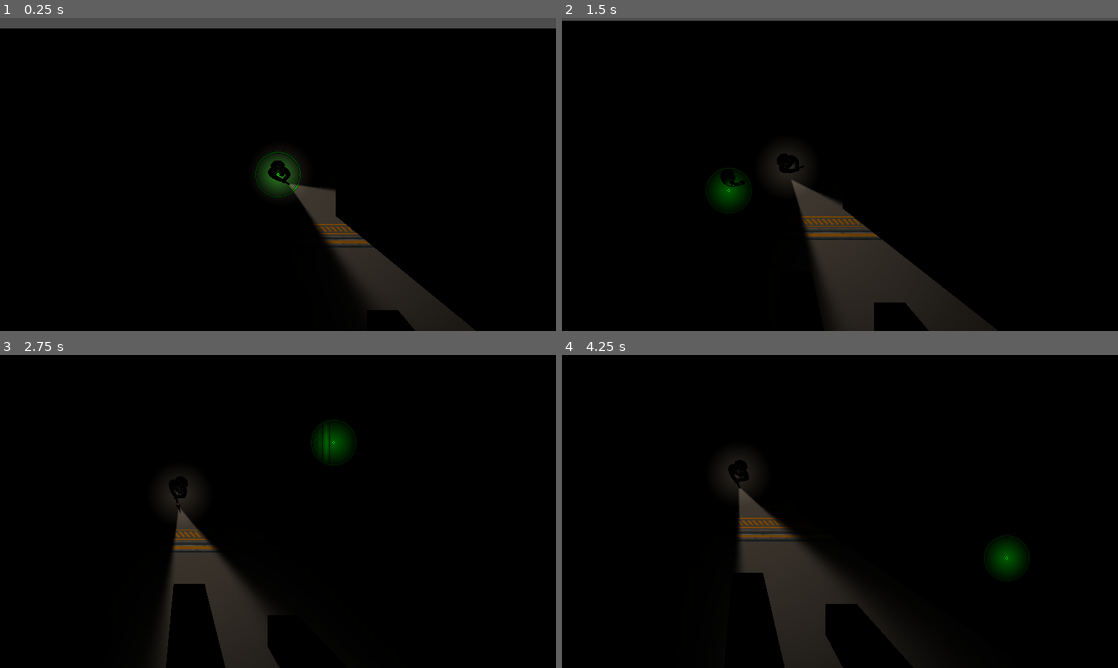
Above: before the commit, frames 1-4 (two rows, left to right).
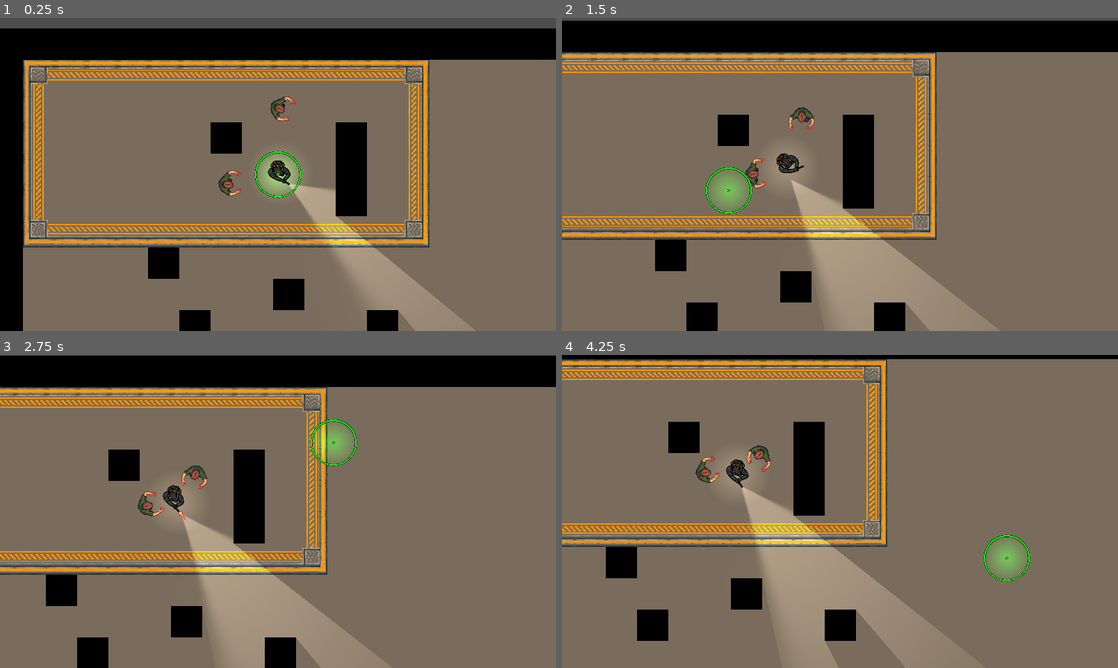
Above: after the commit, the same moments.

Repository: csj9703/Topdown-Survival
Game: Godot game, scene res://Game.tscn
Two runs of this game, one before a commit and one after it. Both use one fixed random seed, a clock stepped at 60 frames per second and the inputs below.
Inputs (mouse positions are in pixels of both pictures, inside the frame that each line leads up to):
- Up to frame 1 (0.25 s): no input
- Up to frame 2 (1.5 s): move the mouse to (962, 158) at 0.52 s; hold D (move_right) 0.53-1.28 s; hold Right mouse button (aim) 0.53-1.28 s; tap E (melee) at 0.8, 1.35 s; move the mouse to (728, 190) at 1.27 s; hold S (move_down) from 1.28 s (still down)
- Up to frame 3 (2.75 s): click (166, 527) at 1.55 s; move the mouse to (333, 442) at 2.02 s; release S (move_down) at 2.03 s; press the mouse at (333, 442) at 2.03 s; hold D (move_right) from 2.03 s (still down); right-click (333, 442) at 2.3 s
- Up to frame 4 (4.25 s): move the mouse to (812, 574) at 2.77 s; release D (move_right) at 2.78 s; release the mouse at (812, 574) at 2.78 s; hold W (move_up) 2.78-3.53 s; right-click (812, 574) at 2.85 s; tap E (melee) at 3.05 s; move the mouse to (1006, 558) at 3.52 s; hold A (move_left) from 3.53 s (still down); hold E (melee) from 3.53 s (still down); click (1006, 558) at 3.8 s; tap R (reload) at 4.15 s

The runs differ from the first frame. In frame 1, 79% of the frame differs, in the area x 4-100%, y 13-100%; in frame 2, 85%; in frame 3, 86%; in frame 4, 94%, in the area x 0-100%, y 1-100%.

Commit message:
updated zombie repeated attack logic

Diff:
--- a/Crosshair.gd
+++ b/Crosshair.gd
@@ -17,7 +17,7 @@
 func _process(delta: float) -> void:
 	global_position = get_global_mouse_position()
 	# prevents player from meleeing and aiming, meleeing resets the accuracy
-	if Input.is_action_pressed("aim") and not player.get_is_aiming() and not player.get_is_meleeing() and not player.get_is_reloading():
+	if Input.is_action_pressed("aim") and !player.get_is_aiming() and !player.get_is_meleeing() and !player.get_is_reloading():
 		player.set_can_move(false)
 		current_ring_size = max(0.25, current_ring_size - ring_shrink_rate * delta)
 		ring.set_scale(Vector2.ONE * current_ring_size)
--- a/Game.tscn
+++ b/Game.tscn
@@ -174,6 +174,7 @@
 position = Vector2(220, 61)
 
 [node name="CanvasModulate" type="CanvasModulate" parent="."]
+visible = false
 position = Vector2(0, 4.54747e-13)
 color = Color(0.00351917, 0.00351917, 0.00351916, 1)
 
--- a/HurtBox.gd
+++ b/HurtBox.gd
@@ -1,5 +1,7 @@
 class_name HurtBox
 extends Area2D
+
+@export var stun_duration = 1.0  # Duration in seconds the player is stunned
 
 func _init() -> void:
 	collision_layer = 0
@@ -10,10 +12,15 @@
 
 # Owner takes damage if hitbox enters hurtbox area
 func _on_area_entered(area: Area2D) -> void:
-	if  area is HitBox:
+	if area is HitBox:
 		var hitbox = area as HitBox
 		if hitbox == null:
 			return
 		if owner.has_method("take_damage"):
 			owner.take_damage(hitbox.damage)
+
+		# Stun or immobilize the owner if they have the method
+		if owner.has_method("stun"):
+			owner.stun(stun_duration)
+
 		print('take damage!')
--- a/Player.gd
+++ b/Player.gd
@@ -1,7 +1,7 @@
 extends CharacterBody2D
 
 @export var bullet: PackedScene
-@export var speed = 50.0
+@export var speed = 30.0
 @export var interpolation_factor = 0.05
 @export var light_duration = 0.11
 @export var light_intensity = 3
@@ -15,9 +15,11 @@
 var is_meleeing = false
 var light_decay_timer = 0.0
 var can_move = true
+var is_stunned = false
+var stun_timer = 0.0
 
 func get_input() -> void:
-	if !is_reloading and !is_shooting and !is_aiming and !is_meleeing:
+	if !is_stunned and !is_reloading and !is_shooting and !is_aiming and !is_meleeing:
 		# Rotate player towards mouse
 		var target_direction = get_global_mouse_position() - global_position
 		var target_angle = target_direction.angle()
@@ -82,10 +84,22 @@
 	await $AnimationPlayer.animation_finished
 	is_meleeing = false
 
+func stun(duration: float) -> void:
+	is_stunned = true
+	stun_timer = duration
+	can_move = false
+
 func _physics_process(delta) -> void:
 	if can_move:
 		get_input()
 		move_and_slide()
+
+	if is_stunned:
+		stun_timer -= delta
+		if stun_timer <= 0:
+			is_stunned = false
+			can_move = true
+
 	# Decay the light over time
 	if light_decay_timer > 0:
 		light_decay_timer -= delta
@@ -94,15 +108,15 @@
 		gun_light.energy = 0.0
 
 func _process(_delta) -> void:
-	if Input.is_action_pressed("reload") and not is_reloading:
+	if Input.is_action_pressed("reload") and !is_reloading:
 		is_reloading = true
 		await reload()
 
-	elif Input.is_action_pressed("shoot") and not is_shooting:
+	elif Input.is_action_pressed("shoot") and !is_shooting:
 		is_shooting = true
 		await shoot()
 
-	elif Input.is_action_pressed("melee") and not is_meleeing:
+	elif Input.is_action_pressed("melee") and !is_meleeing:
 		is_meleeing = true
 		await melee()
 
--- a/PlayerMeleeRange.gd
+++ b/PlayerMeleeRange.gd
@@ -7,12 +7,22 @@
 
 func _ready() -> void:
 	connect("area_entered", self._on_area_entered)
+	connect("area_exited", self._on_area_exited)
 
 # Player entering the zombies' melee range
 func _on_area_entered(area: Area2D) -> void:
-	if  area is ZombieMeleeRange:
+	if area is ZombieMeleeRange:
 		var zmr = area as ZombieMeleeRange
 		if zmr == null:
 			return
 		print('Zombie attacking!')
-		zmr.get_owner().stop_and_attack()
+		zmr.get_owner().start_attacking()
+
+# Player leaving the zombies' melee range
+func _on_area_exited(area: Area2D) -> void:
+	if area is ZombieMeleeRange:
+		var zmr = area as ZombieMeleeRange
+		if zmr == null:
+			return
+		print('Zombie stopped attacking!')
+		zmr.get_owner().stop_attacking()
--- a/Zombie.gd
+++ b/Zombie.gd
@@ -2,23 +2,29 @@
 
 @export var rotation_speed = 0.015
 @export var move_speed = 15.0
+@export var attack_interval = 1.0
 
 @onready var player = get_parent().get_node("Player")
 
 var is_attacking = false
-var can_move = false
+var can_move = true
+var attack_timer = 1.0
+var is_player_in_range = false
 
 func _physics_process(_delta: float) -> void:
 	if can_move:
 		var to_player = player.global_position - global_position
 		var target_rotation = to_player.angle()
-		# Smoothes the zombie rotation just like the player
 		rotation = lerp_angle(rotation, target_rotation, rotation_speed)
 
-		# Move the zombie towards the player
 		var direction = Vector2(cos(rotation), sin(rotation)).normalized()
 		velocity = direction * move_speed
 		move_and_slide()
+
+	if is_attacking:
+		attack_timer -= _delta
+		if attack_timer <= 0.0 and is_player_in_range:
+			perform_attack()
 
 func _process(_delta) -> void:
 	if velocity.length() != 0 and not is_attacking:
@@ -26,10 +32,24 @@
 	elif velocity.length() == 0 and not is_attacking:
 		$AnimationPlayer.play("idle")
 
-func stop_and_attack() -> void:
-	can_move = false
-	is_attacking = true
+func start_attacking() -> void:
+	if not is_attacking:
+		can_move = false
+		is_attacking = true
+		attack_timer = 0.0
+		perform_attack()
+
+func stop_attacking() -> void:
+	is_player_in_range = false
+
+func perform_attack() -> void:
 	$AnimationPlayer.play('attack')
+	attack_timer = attack_interval
 	await $AnimationPlayer.animation_finished
-	is_attacking = false
-	can_move = true
+
+	# Check if the player is still in range to continue attacking
+	if is_player_in_range:
+		attack_timer = attack_interval
+	else:
+		is_attacking = false
+		can_move = true
